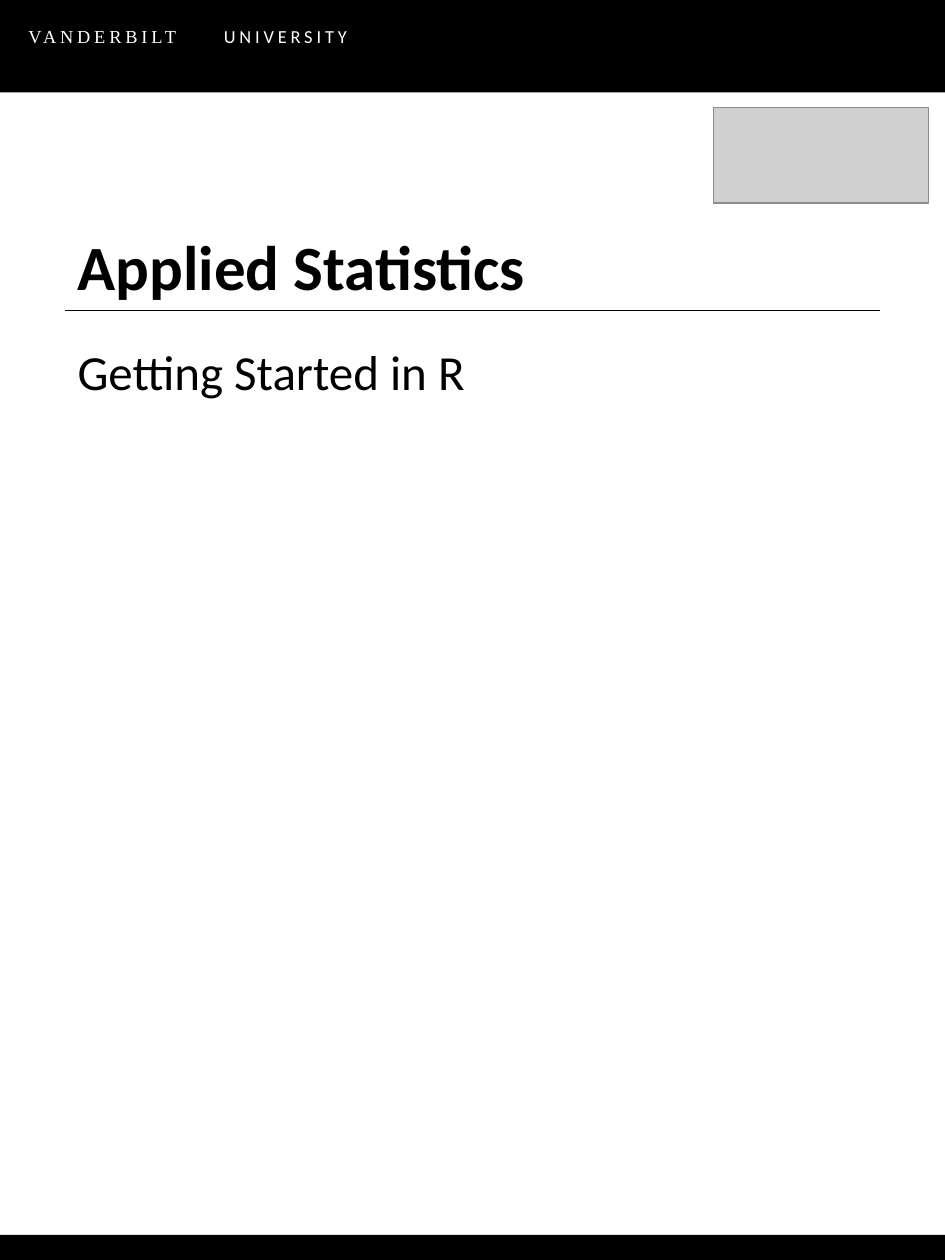
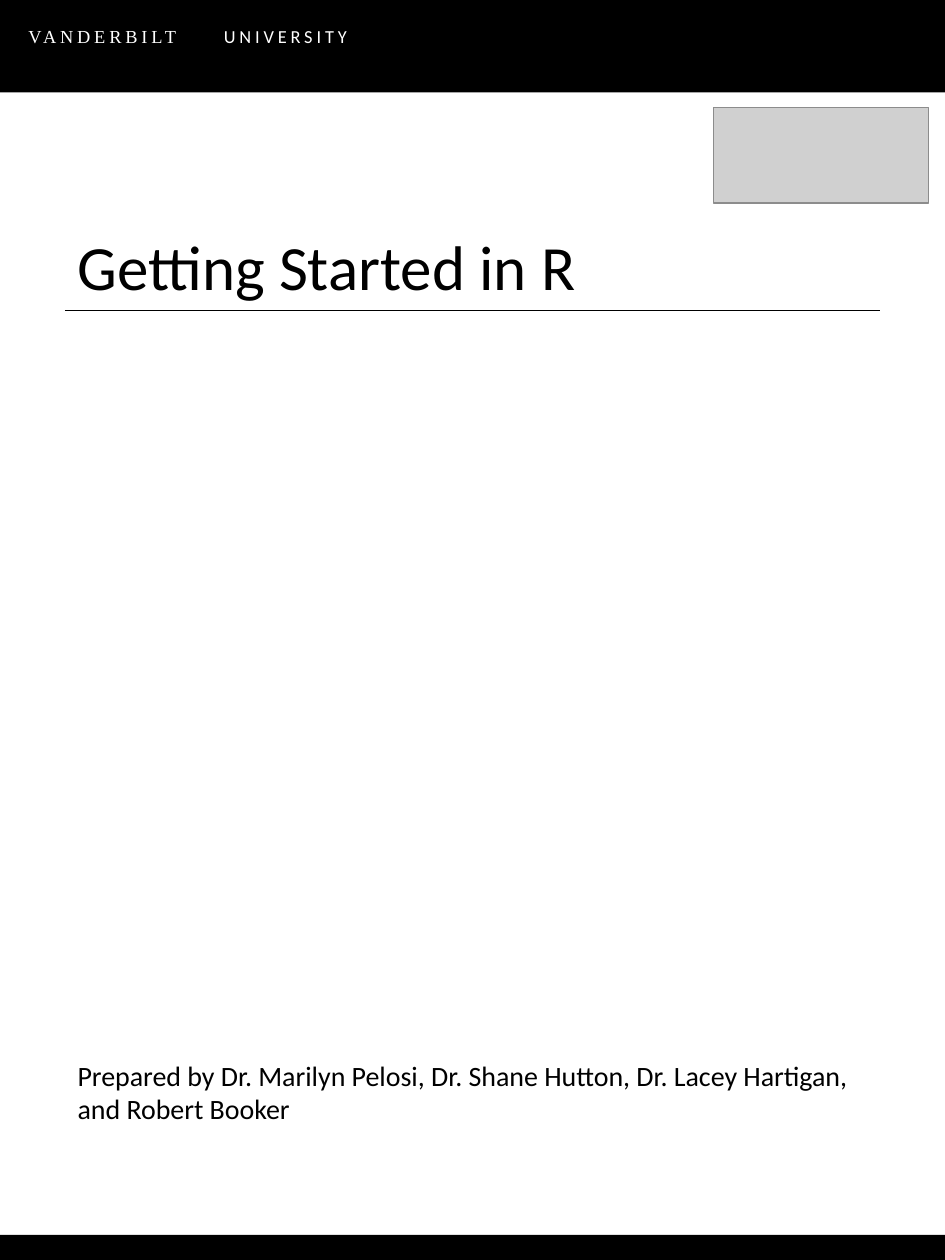
Before and after one commit to lhartigan15/LLO8200_updated, a slide deck: slide 1 of Intro to R_final.pptx. Drawn at 945x1260 pixels with LibreOffice and Linux fonts; fonts in the diff are those of the drawing; grey boxes stand for pictures; background and template pictures are left out. Boxes give left, top, right and bottom in pixels: in the first picture for what was removed or moved away, otherwise in the second. Text is boxed around its words. In the diff, an @@ line names an element or a change of style, - is before the commit and + after.

```diff
--- a/Intro to R_final.pptx
+++ b/Intro to R_final.pptx
@@ title at <box>78,246,575,301</box>: text changed; bold off @@
-Applied Statistics
+Getting Started in R
@@ text removed at <box>78,356,465,399</box> @@
-Getting Started in R
@@ text added at <box>78,1066,847,1120</box>, 16 pt, text #000000 @@
+Prepared by Dr. Marilyn Pelosi, Dr. Shane Hutton, Dr. Lacey Hartigan, and Robert Booker
```
